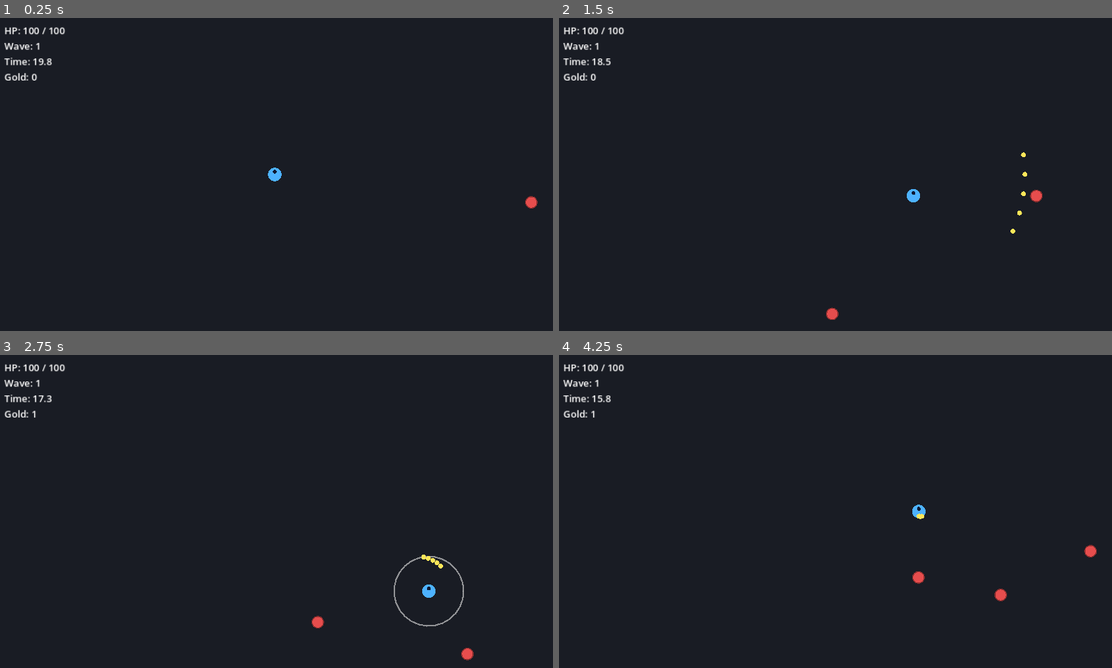
Above: before the commit, frames 1-4 (two rows, left to right).
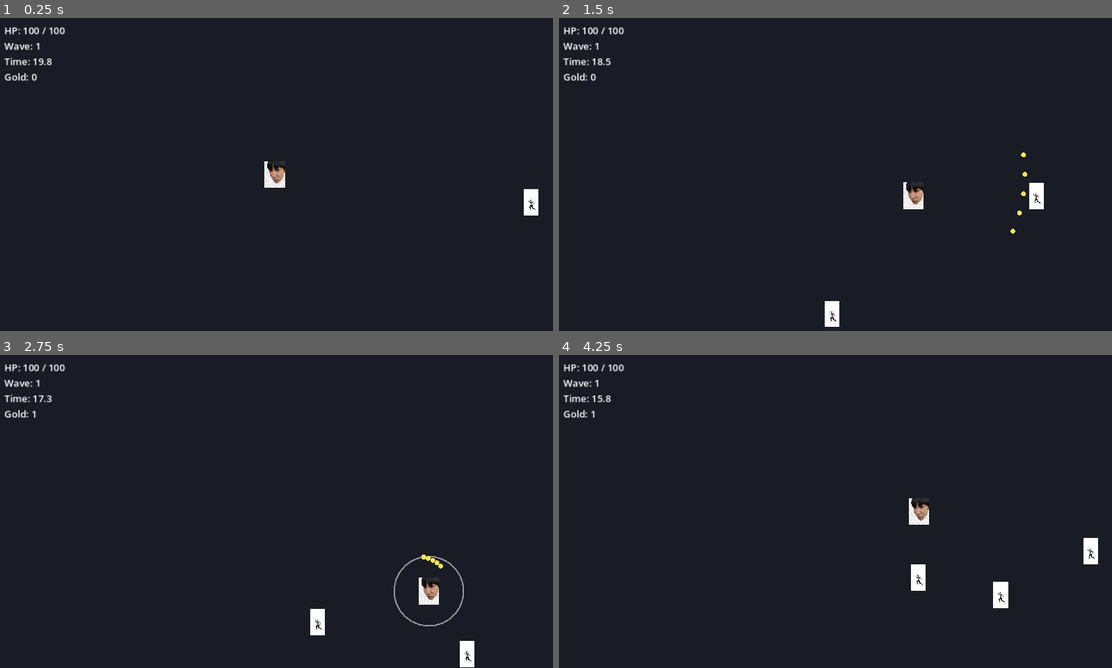
Above: after the commit, the same moments.

Repository: enrode63/-BROTATO
Game: Godot game, scene res://scenes/main.tscn
Two runs of this game, one before a commit and one after it. Both use one fixed random seed, a clock stepped at 60 frames per second and the inputs below.
Inputs:
- Up to frame 1 (0.25 s): no input
- Up to frame 2 (1.5 s): hold D 0.53-1.28 s; hold R 0.53-1.28 s; hold S from 1.28 s (still down); tap R at 1.35 s
- Up to frame 3 (2.75 s): release S at 2.03 s; hold D from 2.03 s (still down); hold R from 2.03 s (still down)
- Up to frame 4 (4.25 s): release D at 2.78 s; release R at 2.78 s; hold W 2.78-3.53 s; tap R at 2.85 s; hold A from 3.53 s (still down); hold R from 3.53 s (still down)

The runs differ from the first frame. In frame 1, 0.5% of the frame differs, in the area x 47-98%, y 45-64%; in frame 2, 0.7%; in frame 3, 0.7%; in frame 4, 0.9%, in the area x 63-98%, y 45-81%.

Commit message:
Add face/body sprites: player, basic mob, tanker (+boss art assets)
Co-Authored-By: Claude Opus 4.8 <noreply@anthropic.com>

Diff:
--- a/scripts/enemy.gd
+++ b/scripts/enemy.gd
@@ -9,10 +9,14 @@
 @export var gold_reward: int = 1
 @export var body_radius: float = 12.0
 @export var color: Color = Color(0.90, 0.30, 0.30)
+## Optional image for this enemy. Height on screen is [member sprite_height].
+@export var texture_path: String = ""
+@export var sprite_height: float = 48.0
 
 var health: int = 20
 var _player: Node2D = null
 var _attack_cooldown: float = 0.0
+var _has_sprite: bool = false
 
 
 func _ready() -> void:
@@ -23,7 +27,22 @@
 	circle.radius = body_radius
 	shape.shape = circle
 	add_child(shape)
+	_build_sprite()
 	_player = get_tree().get_first_node_in_group("player")
+
+
+func _build_sprite() -> void:
+	if texture_path == "":
+		return
+	var tex := load(texture_path) as Texture2D
+	if tex == null:
+		return
+	var spr := Sprite2D.new()
+	spr.texture = tex
+	spr.scale = Vector2.ONE * (sprite_height / float(tex.get_height()))
+	spr.z_index = 1
+	add_child(spr)
+	_has_sprite = true
 
 
 func _physics_process(delta: float) -> void:
@@ -54,5 +73,9 @@
 
 
 func _draw() -> void:
-	draw_circle(Vector2.ZERO, body_radius, color)
-	draw_arc(Vector2.ZERO, body_radius, 0.0, TAU, 20, color.darkened(0.4), 2.0)
+	# Soft shadow so figures read against the floor.
+	draw_circle(Vector2(0, body_radius * 0.6), body_radius, Color(0, 0, 0, 0.22))
+	if not _has_sprite:
+		# Fallback look when no image is set.
+		draw_circle(Vector2.ZERO, body_radius, color)
+		draw_arc(Vector2.ZERO, body_radius, 0.0, TAU, 20, color.darkened(0.4), 2.0)
--- a/scripts/main.gd
+++ b/scripts/main.gd
@@ -90,15 +90,19 @@
 		e.move_speed = 62.0
 		e.contact_damage = 14
 		e.gold_reward = 3
-		e.body_radius = 18.0
+		e.body_radius = 20.0
 		e.color = Color(0.62, 0.24, 0.55)
+		e.texture_path = "res://assets/mob_tanker.png"
+		e.sprite_height = 72.0
 	else:
 		e.max_health = 16 + wave * 4
 		e.move_speed = 88.0 + float(wave) * 2.0
 		e.contact_damage = 8
 		e.gold_reward = 1
-		e.body_radius = 12.0
+		e.body_radius = 14.0
 		e.color = Color(0.90, 0.30, 0.30)
+		e.texture_path = "res://assets/mob_basic.png"
+		e.sprite_height = 54.0
 	e.position = _random_edge_position()
 	add_child(e)
 
--- a/scripts/player.gd
+++ b/scripts/player.gd
@@ -9,6 +9,9 @@
 @export var move_speed: float = 220.0
 @export var max_health: int = 100
 @export var body_radius: float = 14.0
+## Face/body image drawn for the player. Height on screen is [member sprite_height].
+@export var texture_path: String = "res://assets/player_ssumawang.png"
+@export var sprite_height: float = 56.0
 
 ## Rectangle the player is confined to. Set by Main after instancing.
 var bounds: Rect2 = Rect2(Vector2.ZERO, Vector2(1152, 648))
@@ -20,8 +23,22 @@
 	health = max_health
 	add_to_group("player")
 	_build_collision()
+	_build_sprite()
 	_attach_weapons()
 	health_changed.emit(health, max_health)
+
+
+func _build_sprite() -> void:
+	if texture_path == "":
+		return
+	var tex := load(texture_path) as Texture2D
+	if tex == null:
+		return
+	var spr := Sprite2D.new()
+	spr.texture = tex
+	spr.scale = Vector2.ONE * (sprite_height / float(tex.get_height()))
+	spr.z_index = 1
+	add_child(spr)
 
 
 func _build_collision() -> void:
@@ -73,6 +90,5 @@
 
 
 func _draw() -> void:
-	draw_circle(Vector2.ZERO, body_radius, Color(0.30, 0.70, 1.0))
-	# little facing dot / eye so orientation reads
-	draw_circle(Vector2(0, -body_radius * 0.4), body_radius * 0.28, Color(0.05, 0.1, 0.2))
+	# Soft shadow under the sprite for a bit of depth.
+	draw_circle(Vector2(0, body_radius * 0.6), body_radius, Color(0, 0, 0, 0.25))
Binary file added: assets/boss_chahyeonseung.png
Binary file added: assets/boss_seoyounggyo.png
Binary file added: assets/mob_basic.png
Binary file added: assets/mob_tanker.png
Binary file added: assets/player_daniel.png
Binary file added: assets/player_solchu.png
Binary file added: assets/player_ssumawang.png
